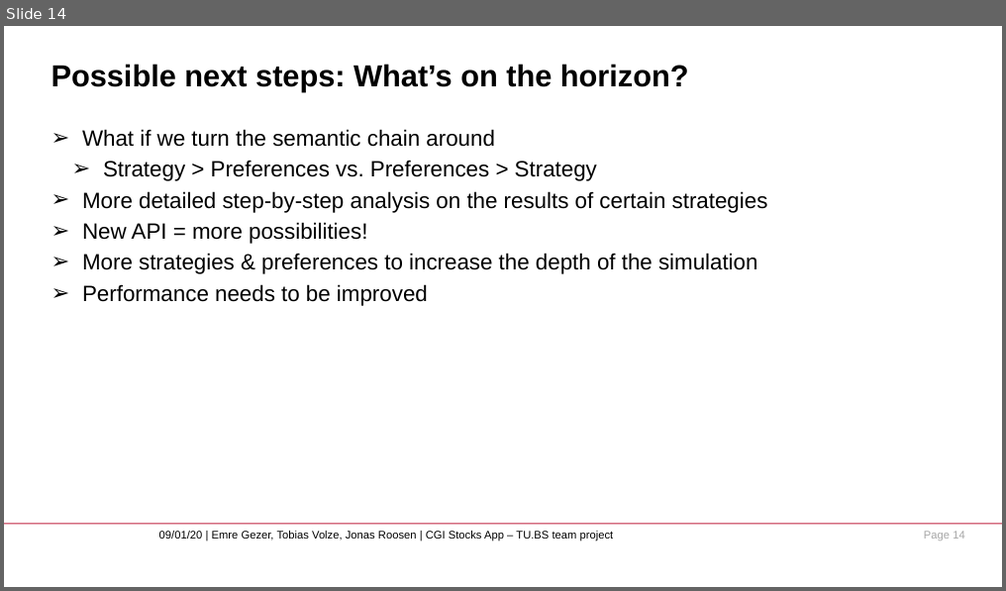
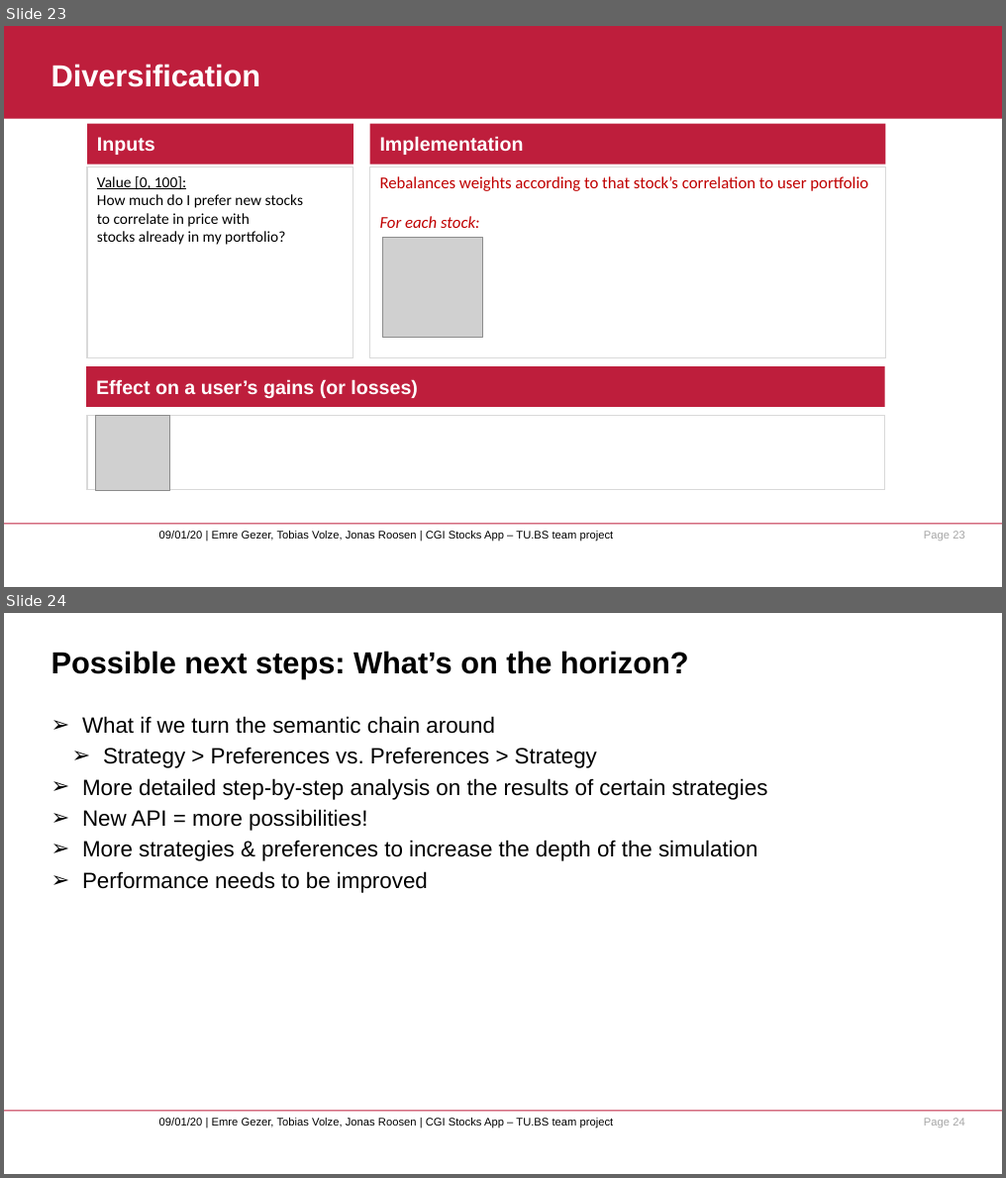
Before and after one commit to neoraven/Teamprojekt_SS20_CGI, a slide deck: presentation/TUBS_CGI_stocks_app_presentation.pptx. Shown one above the other, each under a label of ours: slide 14 before the commit, slides 23 and 24 after it. The pictures are 1006x591 and 1006x1178 pixels, drawn with LibreOffice and Linux fonts; fonts in the diff are those of the drawing; grey boxes stand for pictures; background and template pictures are left out. Boxes give left, top, right and bottom in pixels: in the first picture for what was removed or moved away, otherwise in the second. Text is boxed around its words. In the diff, an @@ line names an element or a change of style, - is before the commit and + after.

```diff
--- a/presentation/TUBS_CGI_stocks_app_presentation.pptx
+++ b/presentation/TUBS_CGI_stocks_app_presentation.pptx
@@ slide 23 added at (4,26,1002,587), background #FFFFFF; not listed: 3 template elements that a slide beside it also shows @@
@@ rectangle added at (4,26,1002,119), fill #BE1E3C @@
@@ title added at (52,64,261,87), 22 pt, text #FFFFFF, bold @@
+Diversification
@@ rectangle added at (87,124,353,165), fill #BE1E3C, 14 pt, text #FFFFFF, bold @@
+Inputs
@@ rectangle added at (370,124,886,165), fill #BE1E3C, 14 pt, text #FFFFFF, bold @@
+Implementation
@@ rectangle added at (87,168,353,360), fill #FFFFFF, outline #D9D9D9 0.75 pt, 11 pt, text #000000 @@
+Value [0, 100]:
+How much do I prefer new stocks
+to correlate in price with
+stocks already in my portfolio?
@@ rectangle added at (370,168,886,360), fill #FFFFFF, outline #D9D9D9 0.75 pt, 12 pt, text #C00000 @@
+Rebalances weights according to that stock’s correlation to user portfolio
+For each stock:
@@ picture added at (382,238,482,337) @@
@@ rectangle added at (87,367,885,407), fill #BE1E3C, 14 pt, text #FFFFFF, bold @@
+Effect on a user’s gains (or losses)
@@ rectangle added at (87,415,884,490), fill #FFFFFF, outline #D9D9D9 0.75 pt @@
@@ picture added at (96,415,170,490) @@
@@ what was slide 14 is now slide 24 @@
@@ page number at (924,1118,964,1128): text changed @@
-Page 14
+Page 24
```
Also in this commit, not shown: 1 slide changed, 10 other slides added, 2 slides removed.
